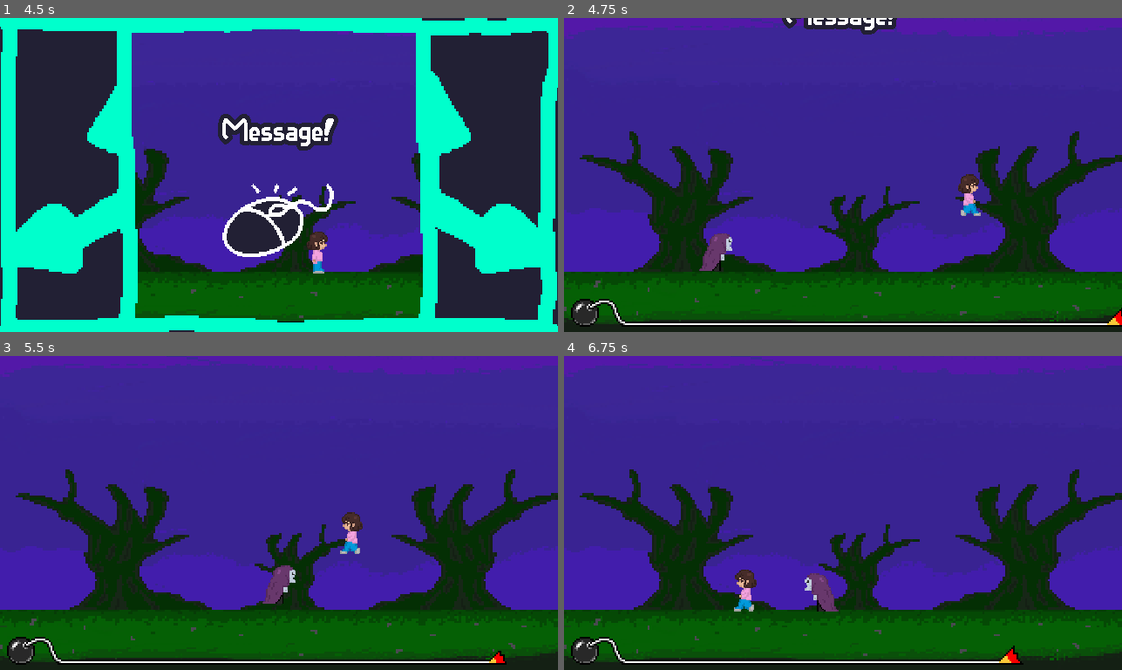
Above: before the commit, frames 1-4 (two rows, left to right).
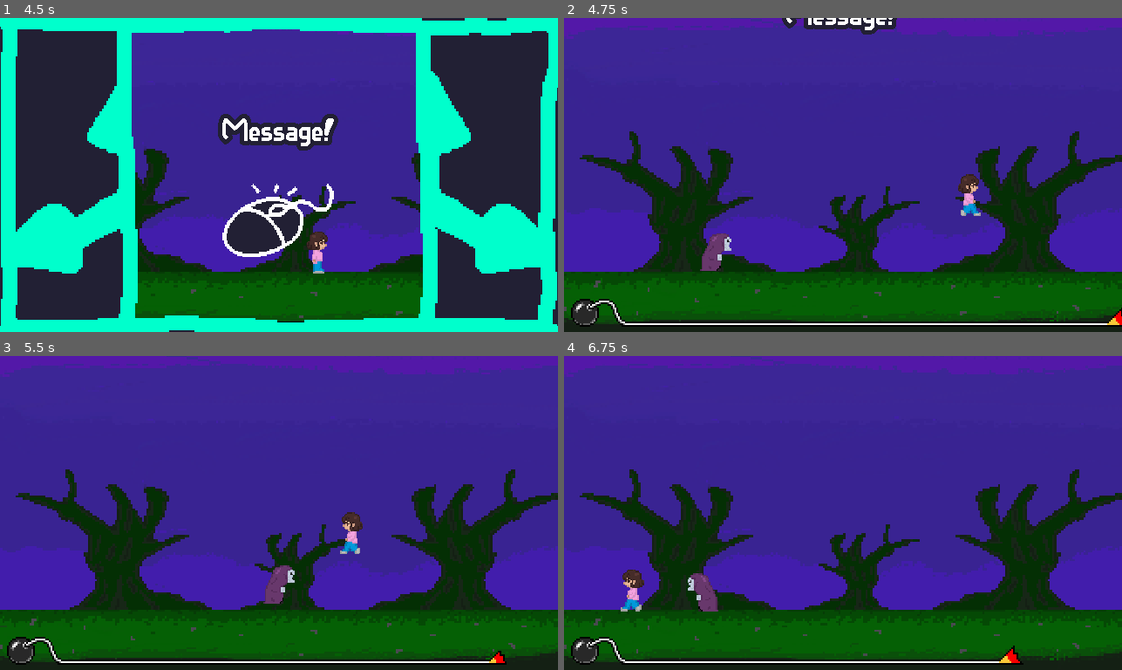
Above: after the commit, the same moments.

Repository: Nour-Fawaz/SkeletonRun
Game: Godot game, scene res://scenes/main/main.tscn
Two runs of this game, one before a commit and one after it. Both use one fixed random seed, a clock stepped at 60 frames per second and the inputs below.
Inputs:
- Up to frame 1 (4.5 s): click "Start" at 0.5 s; tap Enter (ui_accept) at 1.25, 1.52, 2.27, 3.77 s; hold D (move_right) 1.28-2.78 s; hold A (move_left) 2.78-3.53 s; hold D (move_right) from 3.53 s (still down)
- Up to frame 2 (4.75 s): keep holding D (move_right); tap Enter (ui_accept) at 4.52 s
- Up to frame 3 (5.5 s): release D (move_right) at 5.03 s; hold A (move_left) from 5.03 s (still down); tap Enter (ui_accept) at 5.27 s
- Up to frame 4 (6.75 s): release A (move_left) at 5.78 s; hold D (move_right) 5.78-6.53 s; hold A (move_left) from 6.53 s (still down)

Frame 1 is identical in both runs. In frame 2, 0.1% of the frame differs, in the area x 24-31%, y 68-81%; in frame 3, 0.1%; in frame 4, 1.6%, in the area x 10-50%, y 68-82%.

Commit message:
fixed enemy detection of player

Diff:
--- a/microgames/SkeletonRun/Skeleton/SkeletonCharacter.tscn
+++ b/microgames/SkeletonRun/Skeleton/SkeletonCharacter.tscn
@@ -2,6 +2,7 @@
 
 [ext_resource type="Script" uid="uid://fb4nff8kyxlh" path="res://microgames/SkeletonRun/Skeleton/skeleton_character.gd" id="1_6xj1c"]
 [ext_resource type="Texture2D" uid="uid://cexibqn0ej7bi" path="res://microgames/SkeletonRun/Assets/SkeletonCharacter.PNG" id="1_lcw36"]
+[ext_resource type="Texture2D" uid="uid://olc1gqsm5loj" path="res://icon.png" id="2_wyd7v"]
 
 [sub_resource type="AtlasTexture" id="AtlasTexture_6xj1c"]
 atlas = ExtResource("1_lcw36")
@@ -13,6 +14,14 @@
 
 [sub_resource type="SpriteFrames" id="SpriteFrames_rgvo0"]
 animations = [{
+"frames": [{
+"duration": 1.0,
+"texture": ExtResource("2_wyd7v")
+}],
+"loop": 1,
+"name": &"jumpscare",
+"speed": 5.0
+}, {
 "frames": [{
 "duration": 1.0,
 "texture": SubResource("AtlasTexture_6xj1c")
@@ -28,6 +37,9 @@
 [sub_resource type="RectangleShape2D" id="RectangleShape2D_vave0"]
 size = Vector2(40, 44)
 
+[sub_resource type="RectangleShape2D" id="RectangleShape2D_rgvo0"]
+size = Vector2(42, 44)
+
 [node name="CharacterBody2D" type="CharacterBody2D" unique_id=294971271]
 script = ExtResource("1_6xj1c")
 metadata/_edit_group_ = true
@@ -36,7 +48,18 @@
 scale = Vector2(0.025, 0.025)
 sprite_frames = SubResource("SpriteFrames_rgvo0")
 animation = &"walk"
+autoplay = "walk"
 
 [node name="CollisionShape2D" type="CollisionShape2D" parent="." unique_id=1916983345]
 position = Vector2(-6, 3)
 shape = SubResource("RectangleShape2D_vave0")
+
+[node name="EnemyArea" type="Area2D" parent="." unique_id=469531278]
+collision_layer = 4
+collision_mask = 2
+
+[node name="CollisionShape2D" type="CollisionShape2D" parent="EnemyArea" unique_id=177065102]
+position = Vector2(-5, 3)
+shape = SubResource("RectangleShape2D_rgvo0")
+
+[connection signal="body_entered" from="EnemyArea" to="." method="_on_enemy_area_body_entered"]
--- a/microgames/SkeletonRun/Skeleton/skeleton_character.gd
+++ b/microgames/SkeletonRun/Skeleton/skeleton_character.gd
@@ -9,6 +9,7 @@
 
 @onready var player = get_tree().get_first_node_in_group("FollowPlayerAI") # reference of player
 
+signal player_enemy_collision()
 
 func _physics_process(delta: float) -> void:
 
@@ -25,6 +26,11 @@
 	if velocity.y > 0: # speed up descent
 		current_gravity = normal_gravity * gravity_amplifier
 	velocity.y += current_gravity * delta
+	move_and_slide()
 
 
-	move_and_slide()
+func _on_enemy_area_body_entered(body: Node2D) -> void:
+	# pause bomb?
+	# create jump scare
+	player_enemy_collision.emit() # emit signal that there was a player and enemy collision
+	#skeleton_animated_sprite.play("jumpscare")
--- a/microgames/SkeletonRun/SkeletonRunMain.tscn
+++ b/microgames/SkeletonRun/SkeletonRunMain.tscn
@@ -50,6 +50,7 @@
 
 [node name="PC_Body" parent="." unique_id=1380460385 groups=["FollowPlayerAI"] instance=ExtResource("4_jny1q")]
 position = Vector2(304, 268)
+collision_layer = 2
 
 [node name="Skeleton_Body" parent="." unique_id=294971271 groups=["FollowPlayerAI"] instance=ExtResource("5_rnhtj")]
 position = Vector2(100, 268)
@@ -69,3 +70,5 @@
 [node name="CollisionShape2D" type="CollisionShape2D" parent="Walls" unique_id=830810360]
 position = Vector2(315.5, -10)
 shape = SubResource("RectangleShape2D_qf5ci")
+
+[connection signal="player_enemy_collision" from="Skeleton_Body" to="." method="_on_skeleton_body_player_enemy_collision"]
--- a/microgames/SkeletonRun/skeleton_run_main.gd
+++ b/microgames/SkeletonRun/skeleton_run_main.gd
@@ -1,12 +1,23 @@
 extends Microgame
-
-
+@onready var player = $PC_Body
+@onready var enemy = $Skeleton_Body
 # Called when the node enters the scene tree for the first time.
 func _ready() -> void:
 	super()
-	#ProjectSettings.set_setting("physics/2d/default_gravity", 1600.0)
+	enemy.player_enemy_collision.connect(_on_skeleton_body_player_enemy_collision)
+
+
+
 
 
 # Called every frame. 'delta' is the elapsed time since the previous frame.
 func _process(delta: float) -> void:
+	#print("Time Left: ", $BombTimer.tick_count)
 	pass
+
+
+
+
+func _on_skeleton_body_player_enemy_collision() -> void:
+	print("Enemy bumped into payer!!!")
+	pass # Replace with function body.
--- a/project.godot
+++ b/project.godot
@@ -101,6 +101,10 @@
 ]
 }
 
+[layer_names]
+
+2d_physics/layer_2="Player"
+
 [rendering]
 
 textures/canvas_textures/default_texture_filter=0
--- a/scenes/main/bomb_timer/bomb_timer.tscn
+++ b/scenes/main/bomb_timer/bomb_timer.tscn
@@ -19,7 +19,7 @@
 "duration": 1.0,
 "texture": ExtResource("4_ow7td")
 }],
-"loop": true,
+"loop": 1,
 "name": &"head1",
 "speed": 5.0
 }, {
@@ -27,7 +27,7 @@
 "duration": 1.0,
 "texture": ExtResource("5_ahofm")
 }],
-"loop": true,
+"loop": 1,
 "name": &"head2",
 "speed": 5.0
 }]
@@ -41,7 +41,7 @@
 "duration": 1.0,
 "texture": ExtResource("7_c23tn")
 }],
-"loop": true,
+"loop": 1,
 "name": &"default",
 "speed": 15.0
 }]
@@ -52,7 +52,7 @@
 "duration": 1.0,
 "texture": ExtResource("8_2u1c3")
 }],
-"loop": true,
+"loop": 1,
 "name": &"1",
 "speed": 5.0
 }, {
@@ -60,7 +60,7 @@
 "duration": 1.0,
 "texture": ExtResource("9_f44ri")
 }],
-"loop": true,
+"loop": 1,
 "name": &"2",
 "speed": 5.0
 }, {
@@ -68,30 +68,30 @@
 "duration": 1.0,
 "texture": ExtResource("10_5xxfv")
 }],
-"loop": true,
+"loop": 1,
 "name": &"3",
 "speed": 5.0
 }, {
 "frames": [],
-"loop": true,
+"loop": 1,
 "name": &"default",
 "speed": 5.0
 }]
 
-[node name="BombTimer" type="Node2D"]
+[node name="BombTimer" type="Node2D" unique_id=991434359]
 z_index = 100
 script = ExtResource("1_2j5o5")
 
-[node name="TickTimer" type="Timer" parent="."]
+[node name="TickTimer" type="Timer" parent="." unique_id=2017415710]
 wait_time = 0.5
 
-[node name="BombExplode" type="Sprite2D" parent="."]
+[node name="BombExplode" type="Sprite2D" parent="." unique_id=2055766642]
 texture_filter = 1
 position = Vector2(-22, -39)
 scale = Vector2(2, 2)
 texture = ExtResource("2_tmimy")
 
-[node name="BombLine" type="Line2D" parent="."]
+[node name="BombLine" type="Line2D" parent="." unique_id=1602634146]
 texture_filter = 1
 position = Vector2(-2.57627, 1)
 points = PackedVector2Array(0, 0, 587.576, 0)
@@ -100,14 +100,14 @@
 texture_mode = 1
 joint_mode = 1
 
-[node name="BombHead" type="AnimatedSprite2D" parent="."]
+[node name="BombHead" type="AnimatedSprite2D" parent="." unique_id=488681045]
 texture_filter = 1
 position = Vector2(-31, -12)
 scale = Vector2(2, 2)
 sprite_frames = SubResource("SpriteFrames_7vrph")
 animation = &"head1"
 
-[node name="BombFlare" type="AnimatedSprite2D" parent="."]
+[node name="BombFlare" type="AnimatedSprite2D" parent="." unique_id=1866537879]
 texture_filter = 1
 position = Vector2(599, -8)
 scale = Vector2(2, 2)
@@ -115,17 +115,17 @@
 autoplay = "default"
 frame_progress = 0.287858
 
-[node name="Number" type="AnimatedSprite2D" parent="."]
+[node name="Number" type="AnimatedSprite2D" parent="." unique_id=271899373]
 texture_filter = 1
 position = Vector2(-50, -55)
 scale = Vector2(2, 2)
 sprite_frames = SubResource("SpriteFrames_1crco")
 
-[node name="Tick" type="AudioStreamPlayer" parent="."]
+[node name="Tick" type="AudioStreamPlayer" parent="." unique_id=1652482567]
 stream = ExtResource("11_lo4tt")
 volume_db = -5.0
 
-[node name="Tock" type="AudioStreamPlayer" parent="."]
+[node name="Tock" type="AudioStreamPlayer" parent="." unique_id=399193650]
 stream = ExtResource("12_hrw6x")
 volume_db = -5.0
 
Not shown: 1 places in scenes/main/bomb_timer/bomb_timer.tscn that only renumber resources
